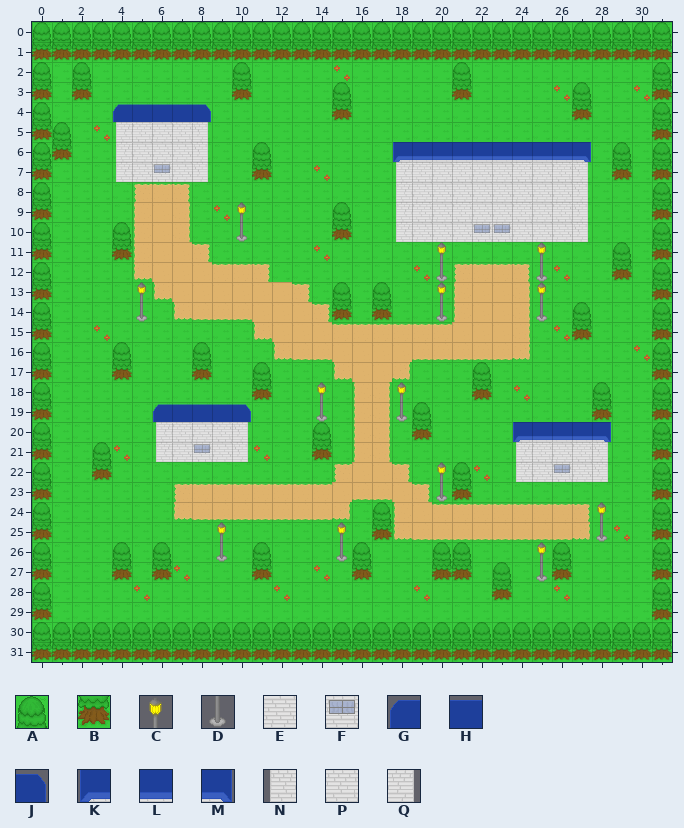
Level history. Tiled map: ProjectCrusade/Content/Levels/Level1/OverWorld.tmx. Above, as it was before the edit.
Cells are 32x32 px. Shown: x 0..31, y 0..31.
Key: from "Environment": A 2, B 18, C 33, D 49, E 83, F 84, G 98, H 99, J 100, K 114, L 115, M 116, N 130, P 131, Q 132.
_ is an empty cell.
Layers that did not change in this view are not listed.
Layer "Walls" before, first column x 0:
 0 AAAAAAAAAAAAAAAAAAAAAAAAAAAAAAAA
 1 BBBBBBBBBBBBBBBBBBBBBBBBBBBBBBBB
 2 A_A_______A__________A_________A
 3 B_B_______B____A_____B_____A___B
 4 A___GHHHJ______B___________B___A
 5 BA__NPEPQ______________________B
 6 AB__NEEEQ__A______KLLLLLLLLM_A_A
 7 B___NEFEQ__B______NPEPEEPEPQ_B_B
 8 A_________________NEEEEEEEEQ___A
 9 B_________C____A__NPEPEEPEPQ___B
10 A___A_____D____B__NEEEFFEEEQ___A
11 B___B_______________C____C___A_B
12 A___________________D____D___B_A
13 B____C_________A_A__C____C_____B
14 A____D_________B_B__D____D_A___A
15 B__________________________B___B
16 A___A___A______________________A
17 B___B___B__A__________A________B
18 A__________B__C___C___B_____A__A
19 B_____GHHHJ___D___DA________B__B
20 A_____NPEPQ___A____B____KLLLM__A
21 B__A__NEFEQ___B_________NPEPQ__B
22 A__B________________CA__NEFEQ__A
23 B___________________DB_________B
24 A________________A__________C__A
25 B________C_____C_B__________D__B
26 A___A_A__D_A___DA___AA___CA____A
27 B___B_B____B____B___BB_A_DB____B
28 A______________________B_______A
29 B______________________________B
30 AAAAAAAAAAAAAAAAAAAAAAAAAAAAAAAA
31 BBBBBBBBBBBBBBBBBBBBBBBBBBBBBBBB
Now the later version:
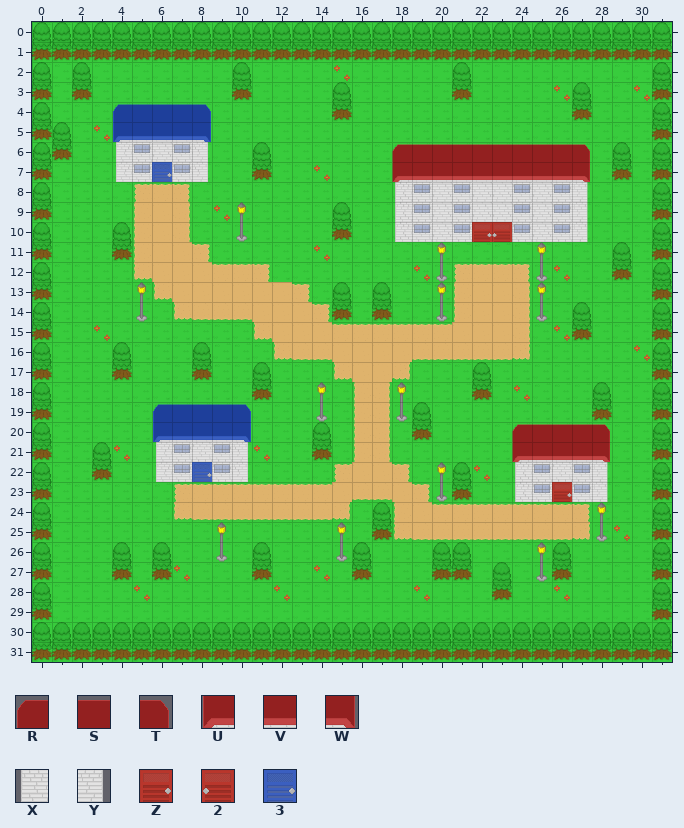
Further tiles: from "Environment": R 146, S 147, T 148, U 162, V 163, W 164, X 178, Y 180, Z 194, 2 195, 3 210.
The edit:
Layer "Walls":
y 5: x 4..8 NPEPQ -> KLLLM
y 6: x 5 E -> F; x 7 E -> F; x 18..27 KLLLLLLLLM -> RSSSSSSSST
y 7: x 5..7 EFE -> F3F; x 18..27 NPEPEEPEPQ -> UVVVVVVVVW
y 8: x 18..19 NE -> XF; x 21 E -> F; x 24 E -> F; x 26..27 EQ -> FY
y 9: x 18..19 NP -> XF; x 21 P -> F; x 24 P -> F; x 26..27 PQ -> FY
y 10: x 18..19 NE -> XF; x 21..24 EFFE -> FZ2F; x 26..27 EQ -> FY
y 20: x 6..10 NPEPQ -> KLLLM; x 24..28 KLLLM -> RSSST
y 21: x 7..9 EFE -> FPF; x 24..28 NPEPQ -> UVVVW
y 22: x 6..10 _____ -> NF3FQ; x 24..28 NEFEQ -> XFPFY
y 23: x 24..28 _____ -> XFZFY
Changed places in both pictures, as pixel boxes (x1, y1, x2, y2):
changed: (113, 122, 211, 182)
changed: (392, 142, 591, 242)
changed: (153, 422, 251, 482)
changed: (512, 422, 611, 502)
